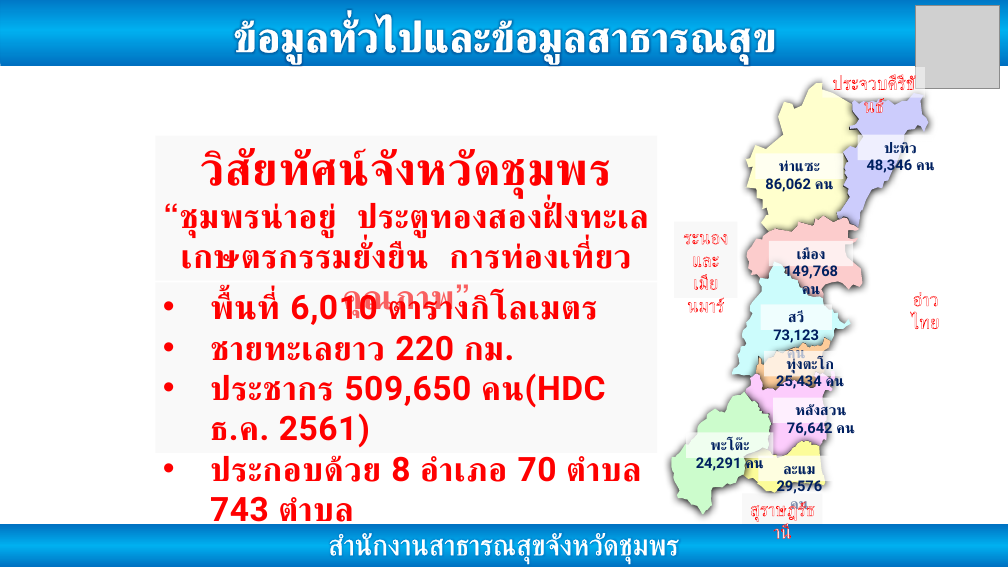
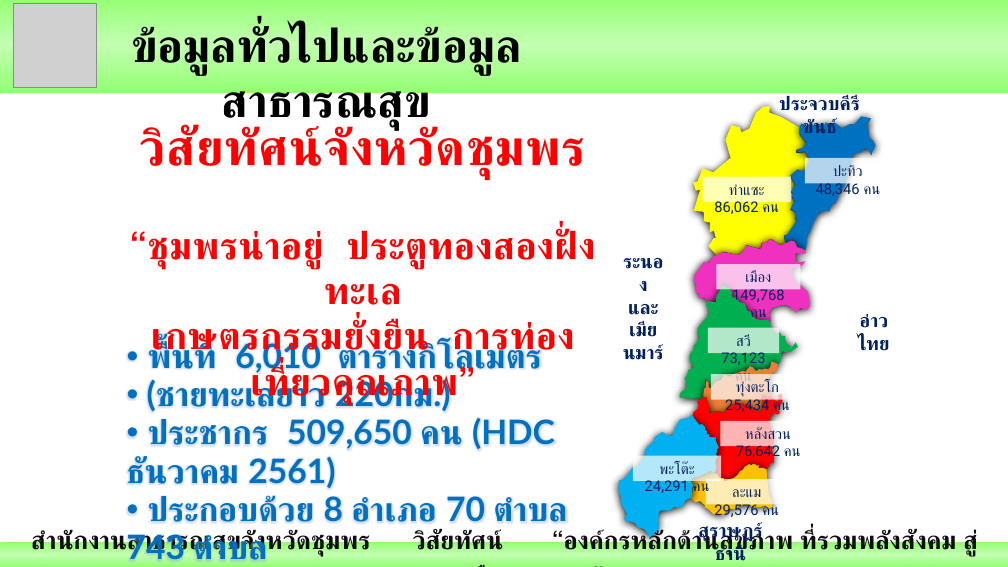
Before and after one commit to joblackpoc/Jobs_SSJ, a slide deck: slide 2 of นิเทศก์/Ready/Poc1_รวม_ข้อมูลทั่วไป.pptx (slide 1 before the commit). Drawn at 1008x567 pixels with LibreOffice and Linux fonts; fonts in the diff are those of the drawing; grey boxes stand for pictures; background and template pictures are left out. Boxes give left, top, right and bottom in pixels: in the first picture for what was removed or moved away, otherwise in the second. Text is boxed around its words. In the diff, an @@ line names an element or a change of style, - is before the commit and + after.

```diff
--- a/นิเทศก์/Ready/Poc1_รวม_ข้อมูลทั่วไป.pptx
+++ b/นิเทศก์/Ready/Poc1_รวม_ข้อมูลทั่วไป.pptx
@@ rectangle added at (0,0,1008,93), fill gradient #92FF70 to #C2FFB0 to #93FF73 @@
@@ picture: place and size @@
-picture at (916,5,1000,89)
+picture at (14,4,98,88)
@@ text "ข้อมูลทั่วไปและข้อมูลสาธารณสุข": place and size @@
-text "ข้อมูลทั่วไปและข้อมูลสาธารณสุข" at (0,0,1008,65)
+text "ข้อมูลทั่วไปและข้อมูลสาธารณสุข" at (131,26,522,130)
@@ text "ข้อมูลทั่วไปและข้อมูลสาธารณสุข" at (131,26,522,130): size 40 to 44 pt, font Calibri to Roboto, text colour #FFFFFF to #000000, letter outline #FFFFFF 0.75 pt to none; line spacing 1.2 to 1; less space between paragraphs; vertical alignment middle to top; fill gradient #0070C0 to #00B0F0 to none @@
@@ text "ประจวบคีรีขันธ์": place and size @@
-text "ประจวบคีรีขันธ์" at (823,67,925,98)
+text "ประจวบคีรีขันธ์" at (779,96,858,140)
@@ text "ประจวบคีรีขันธ์" at (779,96,858,140): text colour #FFFFFF to #002060, letter outline #FF0000 0.75 pt to #0070C0 0.8 pt, bold on; fill #FFFFFF at 50% opacity to none @@
@@ text "วิสัยทัศน์จังหวัดชุมพร": place and size @@
-text "วิสัยทัศน์จังหวัดชุมพร" at (179,149,649,269)
+text "วิสัยทัศน์จังหวัดชุมพร" at (139,126,587,405)
@@ text "วิสัยทัศน์จังหวัดชุมพร" at (139,126,587,405): size 44 to 48 pt in "วิสัยทัศน์จังหวัดชุมพร"; size 32 to 36 pt in "“ชุมพรน่าอยู่ ประตูทองสองฝั่งทะเล", "เกษตรกรรมยั่งยืน การท่องเที่ยวคุณภาพ”" @@
@@ freeform shape at (690,106,811,255): fill #FFFFCD to #FFFF00 @@
@@ 6 freeform shapes, 5 rectangles: place and size @@
-6 freeform shapes, 5 rectangles at (687,83,944,493)
+6 freeform shapes, 5 rectangles at (633,106,892,516)
@@ freeform shape at (784,116,876,251): fill #CCCCFC to #0070C0 @@
@@ freeform shape at (694,239,810,323): fill #FCCCCC to #F030BE @@
@@ text "ระนอง" at (628,304,658,337): text colour #FFFFFF to #002060, letter outline #FF0000 0.8 pt to #0070C0 0.8 pt, bold on; fill #F2F2F2 at 50% opacity to none @@
@@ text "ระนอง": place and size @@
-text "ระนอง" at (675,222,737,298)
+text "ระนอง" at (628,304,658,337)
@@ text "พื้นที่ 6,010 ตารางกิโลเมตร": place and size @@
-text "พื้นที่ 6,010 ตารางกิโลเมตร" at (210,291,641,530)
+text "พื้นที่ 6,010 ตารางกิโลเมตร" at (127,339,567,567)
@@ freeform shape at (680,285,799,401): fill #CCFCFC to #00B050 @@
@@ rectangle "สวี 73,123 คน": place and size @@
-rectangle "สวี 73,123 คน" at (761,305,832,330)
+rectangle "สวี 73,123 คน" at (708,327,779,353)
@@ text "อ่าวไทย": place and size @@
-text "อ่าวไทย" at (913,292,939,312)
+text "อ่าวไทย" at (860,314,888,334)
@@ text "อ่าวไทย" at (860,314,888,334): text colour #FFFFFF to #002060, letter outline #FF0000 0.8 pt to #0070C0 0.8 pt, bold on @@
@@ text at (127,339,567,567): font Roboto to Lato, text colour #FF0000 to #0070C0, letter spacing 0.5 to 0 pt, letter outline none to #0070C0 0.75 pt in "พื้นที่ 6,010 ตารางกิโลเมตร", "ประกอบด้วย 8 อำเภอ 70 ตำบล 743 ตำบล"; indent changed; line spacing 1 to 0.95 @@
@@ text at (127,377,555,489): text changed; font Roboto to Lato; text colour #FF0000 to #0070C0 @@
-• ชายทะเลยาว 220 กม.
-• ประชากร 509,650 คน(HDC ธ.ค. 2561)
+• (ชายทะเลยาว 220กม.)
+• ประชากร 509,650 คน (HDC ธันวาคม 2561)
@@ freeform shape at (703,361,778,414): fill #FCCC9A to #ED7D31 @@
@@ 2 rectangles, 2 freeform shapes: place and size @@
-2 rectangles, 2 freeform shapes at (671,216,862,514)
+2 rectangles, 2 freeform shapes at (619,239,810,538)
@@ freeform shape at (619,415,718,538): fill #CCFCCC to #00B0F0 @@
@@ freeform shape at (693,394,783,481): fill #FCCCFC to #FF0000 @@
@@ bold off in 8 elements at (708,327,779,353), (805,158,892,184), (717,264,801,290), (706,479,788,505), (702,177,791,203), (721,421,816,447), (711,374,804,400), (633,456,721,482) @@
@@ freeform shape at (690,464,773,516): fill #FCFC99 to #FFC000 @@
@@ rectangle "สำนักงานสาธารณสุขจังหวัดชุมพร วิสัยทัศน์ “องค์กรหลักด้านสุขภ ...": place and size @@
-rectangle "สำนักงานสาธารณสุขจังหวัดชุมพร วิสัยทัศน์ “องค์กรหลักด้านสุขภ ..." at (0,524,1008,567)
+rectangle "สำนักงานสาธารณสุขจังหวัดชุมพร วิสัยทัศน์ “องค์กรหลักด้านสุขภ ..." at (0,542,1008,567)
@@ rectangle "สำนักงานสาธารณสุขจังหวัดชุมพร วิสัยทัศน์ “องค์กรหลักด้านสุขภ ..." at (0,542,1008,567): fill gradient #0070C0 to #00B0F0 to gradient #92FF70 to #C2FFB0 to #93FF73 @@
@@ text in rectangle at (31,530,978,556): text changed; size 28 to 24 pt; font Lato to Roboto; text colour #FFFFFF to #0D0D0D; bold on @@
-สำนักงานสาธารณสุขจังหวัดชุมพร
+สำนักงานสาธารณสุขจังหวัดชุมพร วิสัยทัศน์ “องค์กรหลักด้านสุขภาพ ที่รวมพลังสังคม สู่ชุมพรเมืองสุขภาวะ”
@@ text "สุราษฎร์ธานี": place and size @@
-text "สุราษฎร์ธานี" at (743,494,823,524)
+text "สุราษฎร์ธานี" at (698,522,762,561)
@@ text "สุราษฎร์ธานี" at (698,522,762,561): text colour #FFFFFF to #002060, letter outline #FF0000 0.8 pt to #0070C0 0.8 pt, bold on; fill #F2F2F2 at 50% opacity to none @@
```
Also in this commit, not shown: 1 slide added, 13 other files.
